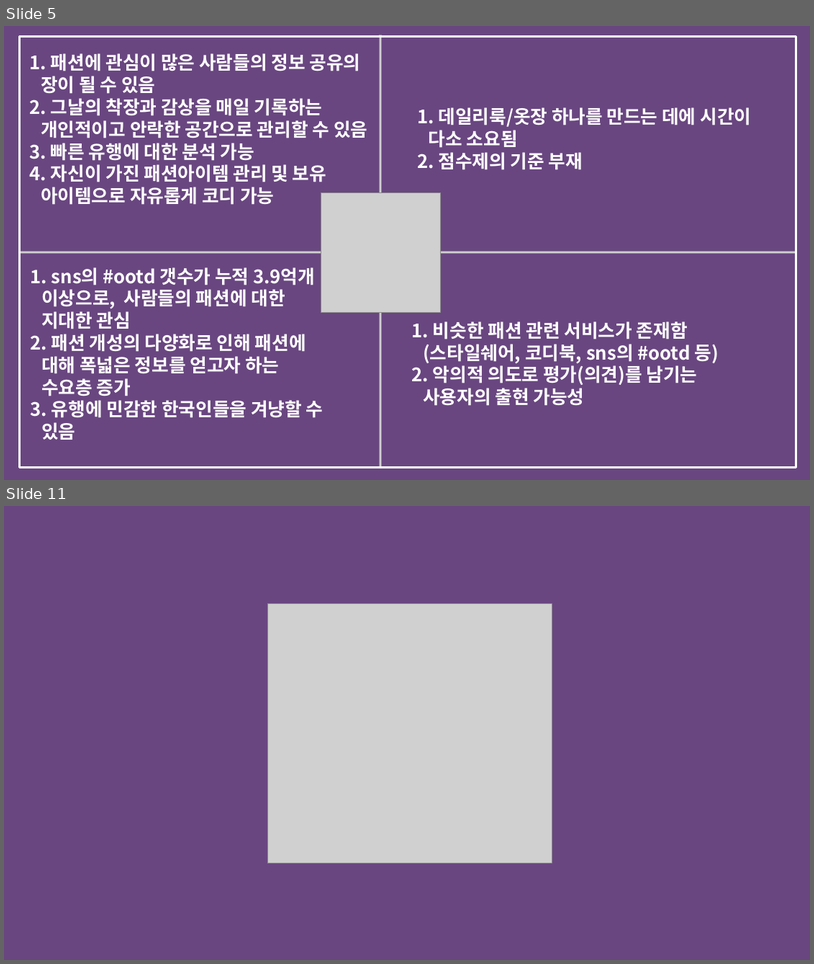
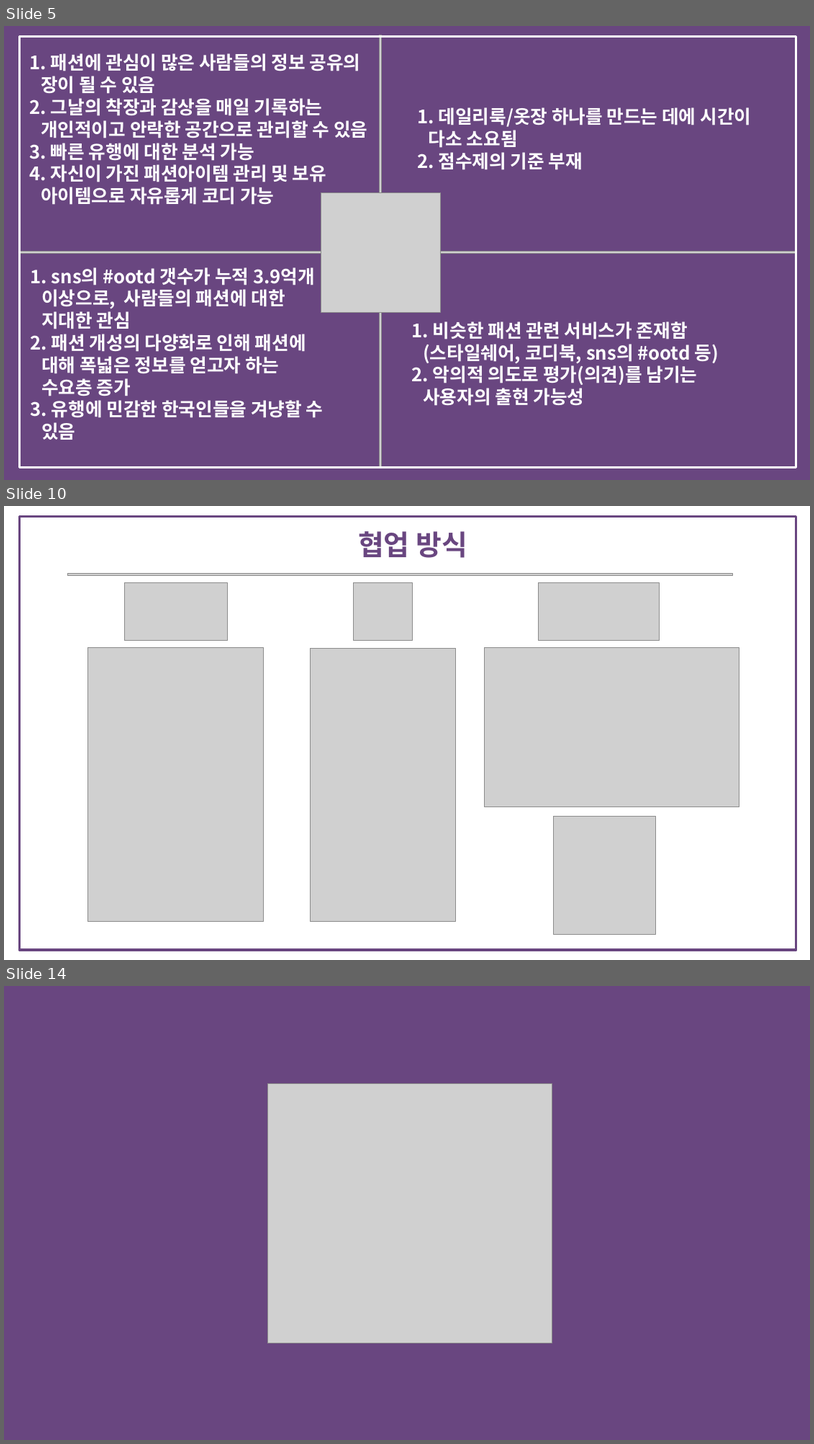
Before and after one commit to bitnarii/YMPM, a slide deck: 기획서/5조 Fit-back.pptx. Shown one above the other, each under a label of ours: slides 5 and 11 before the commit, slides 5, 10 and 14 after it; the slides between them are not shown. The pictures are 814x964 and 814x1444 pixels, drawn with LibreOffice and Linux fonts; fonts in the diff are those of the drawing; grey boxes stand for pictures. Boxes give left, top, right and bottom in pixels: in the first picture for what was removed or moved away, otherwise in the second. Text is boxed around its words. In the diff, an @@ line names an element or a change of style, - is before the commit and + after.

```diff
--- a/기획서/5조 Fit-back.pptx
+++ b/기획서/5조 Fit-back.pptx
@@ slide 10 added at (4,506,810,960), background #FFFFFF @@
@@ rectangle added at (19,517,796,950), outline #694680 4.5 pt @@
@@ text added at (358,531,468,558), 50 pt, text #694680, bold @@
+협업 방식
@@ picture added at (67,574,733,575) @@
@@ picture added at (124,583,227,641) @@
@@ picture added at (354,583,413,640) @@
@@ picture added at (539,583,659,640) @@
@@ picture added at (88,647,264,921) @@
@@ picture added at (311,649,456,921) @@
@@ picture added at (485,647,739,807) @@
@@ picture added at (554,816,656,934) @@
@@ what was slide 11 is now slide 14 @@
```
Also in this commit, not shown: 9 slides changed, 2 other slides added.
